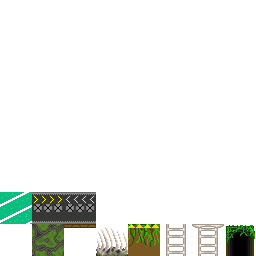
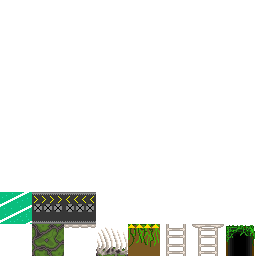
Revision of a layered w=256, h=256 image; what changed, layer by layer:
added layer "tile_platform_forest" in group "Kevin's" over 64, 224, 96, 228
hid "One-Way" over 64, 224, 96, 228
